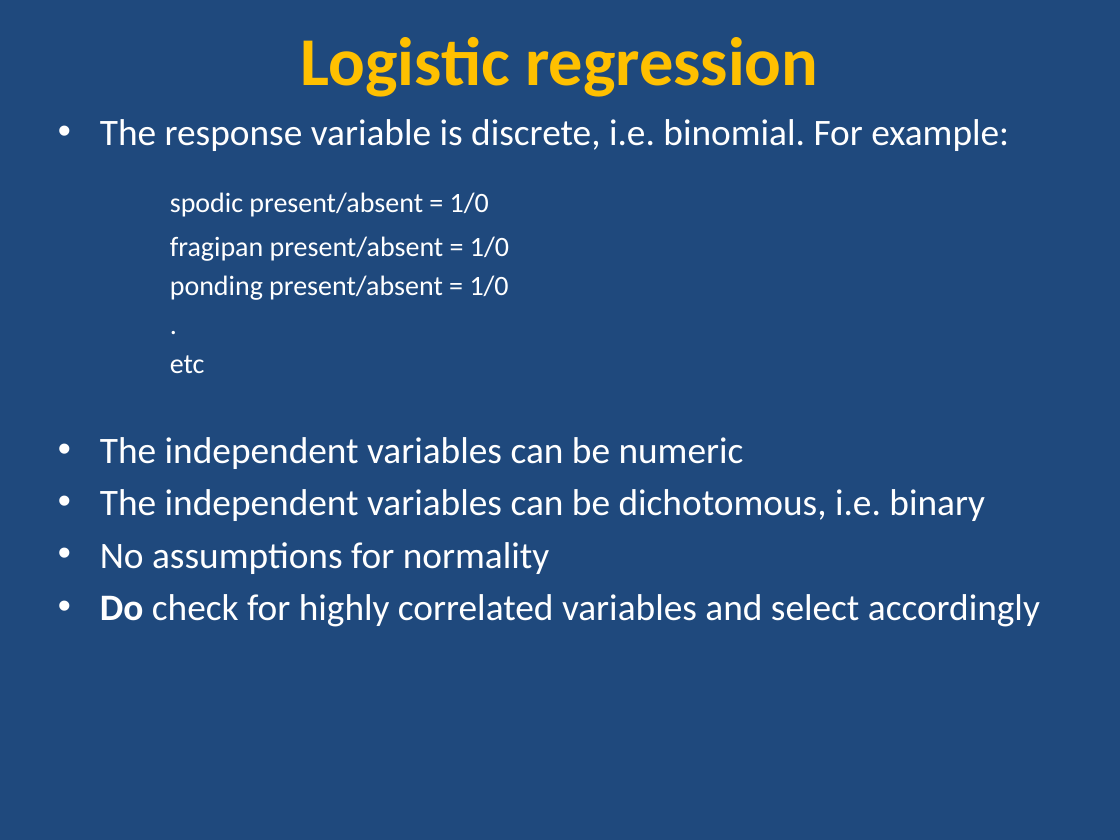
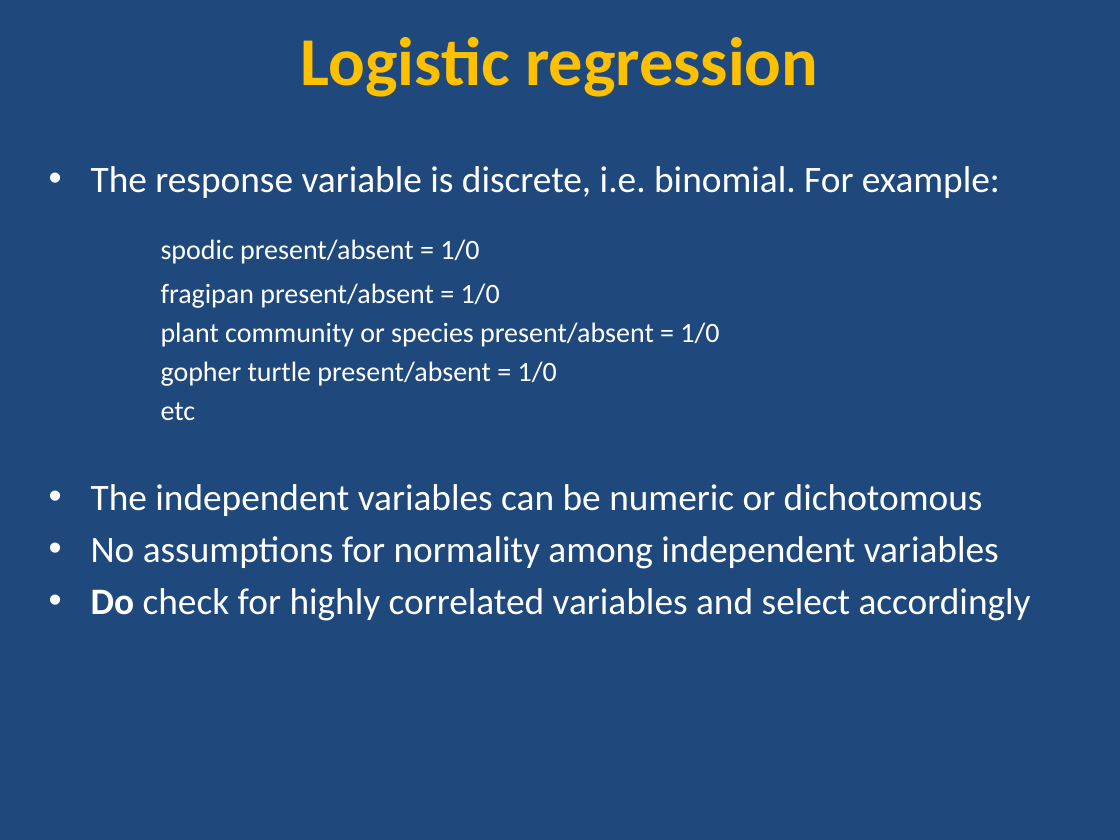
Before and after one commit to ncss-tech/stats_for_soil_survey, a slide deck: slide 5 of presentations/logistic_regression/Logistic.pptx (slide 2 before the commit). Drawn at 1120x840 pixels with LibreOffice and Linux fonts; fonts in the diff are those of the drawing. Boxes give left, top, right and bottom in pixels: in the first picture for what was removed or moved away, otherwise in the second. Text is boxed around its words. In the diff, an @@ line names an element or a change of style, - is before the commit and + after.

Commit message:
updates to logistic

```diff
--- a/presentations/logistic_regression/Logistic.pptx
+++ b/presentations/logistic_regression/Logistic.pptx
@@ text "The response variable is discrete, ...": place and size @@
-text "The response variable is discrete, ..." at [100,119,1040,627]
+text "The response variable is discrete, ..." at [91,166,1031,621]
@@ text at [161,322,719,386]: text changed @@
-ponding present/absent = 1/0
-.
+plant community or species present/absent = 1/0
+gopher turtle present/absent = 1/0
@@ text at [91,484,999,569]: text changed @@
-• The independent variables can be numeric
-• The independent variables can be dichotomous, i.e. binary
-• No assumptions for normality
+• The independent variables can be numeric or dichotomous
+• No assumptions for normality among independent variables
```
Also in this commit, not shown: 16 other slides changed, 12 slides added, 1 other file.
